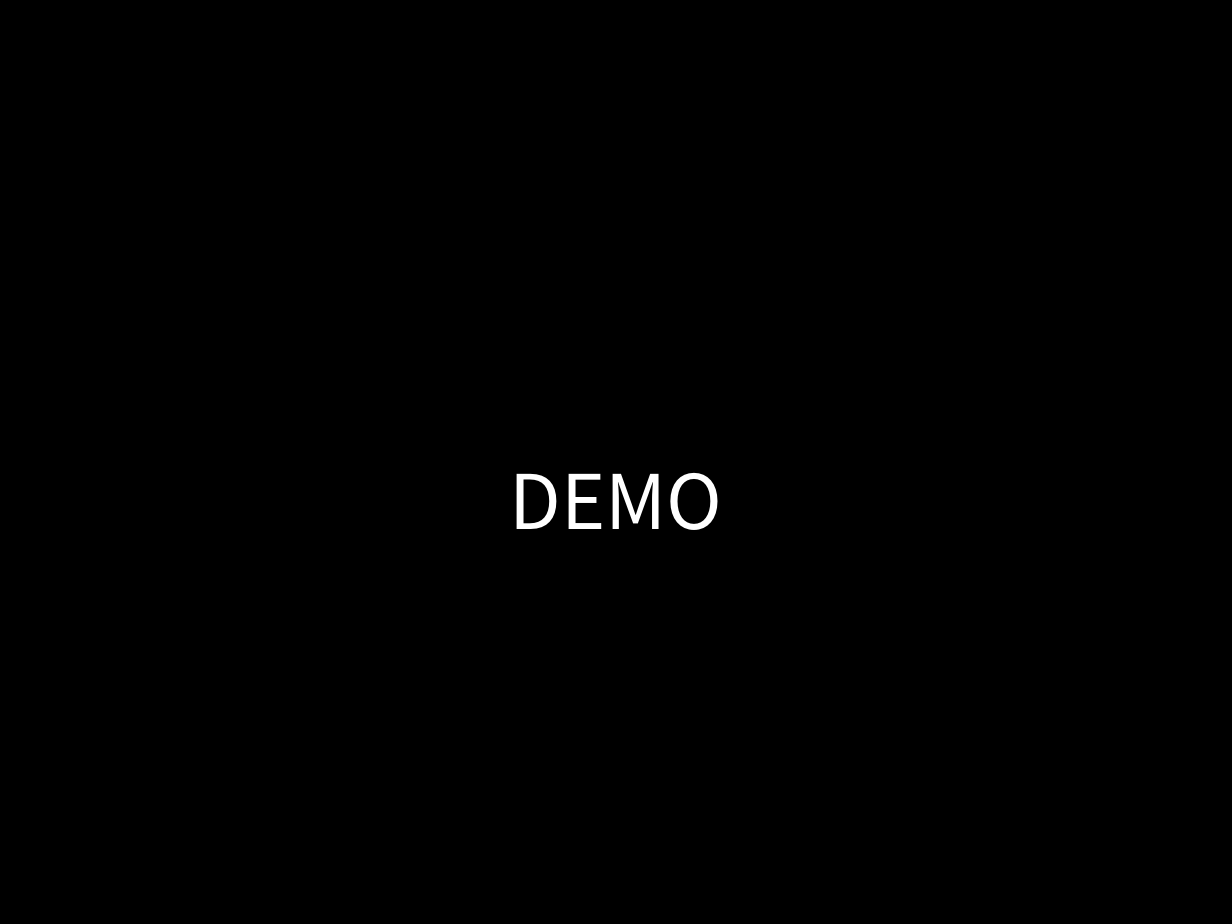
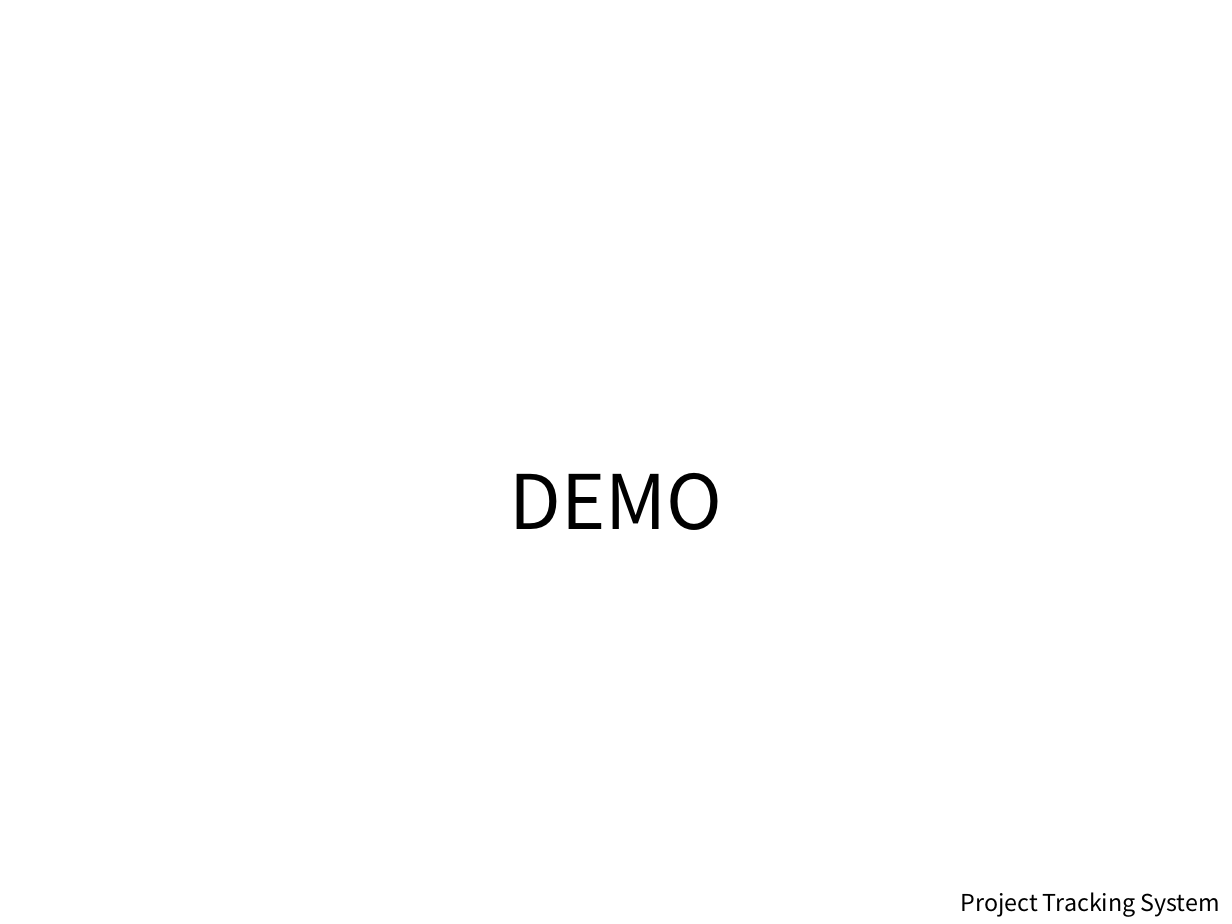
Before and after one commit to LutherTsaiTW/2015SoftwareEngineering, a slide deck: slide 9 of Phase01_Doc/Presentation/Presentation_20151117.pptx (slide 8 before the commit). Drawn at 1232x924 pixels with LibreOffice and Linux fonts; fonts in the diff are those of the drawing. Boxes give left, top, right and bottom in pixels: in the first picture for what was removed or moved away, otherwise in the second. Text is boxed around its words. In the diff, an @@ line names an element or a change of style, - is before the commit and + after.

```diff
--- a/Phase01_Doc/Presentation/Presentation_20151117.pptx
+++ b/Phase01_Doc/Presentation/Presentation_20151117.pptx
@@ background #000000 to #FFFFFF @@
@@ title "DEMO" at (509,473,722,530): text colour #FFFFFF to #000000 @@
@@ text added at (961,892,1220,917), 13.6 pt, text #000000 @@
+Project Tracking System
```
Also in this commit, not shown: 6 other slides changed, 2 slides added, 1 slide removed, 2 other files.
